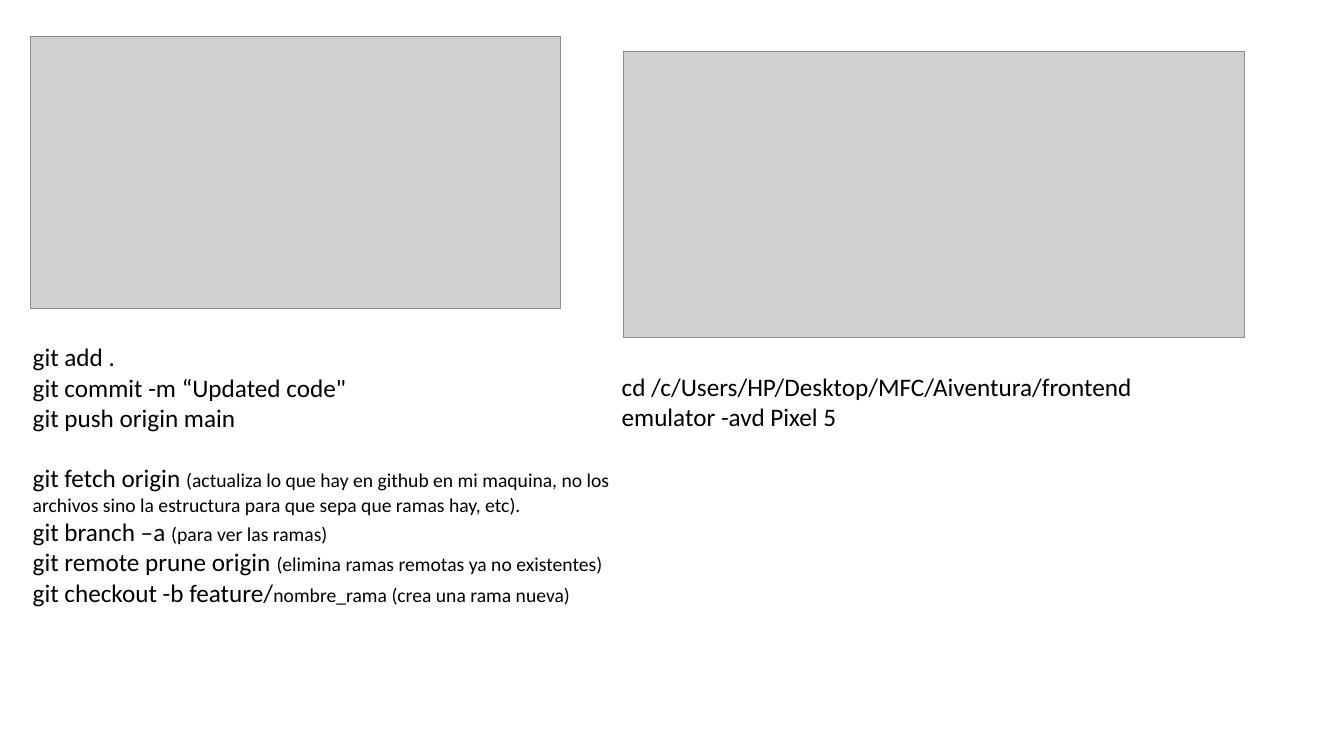
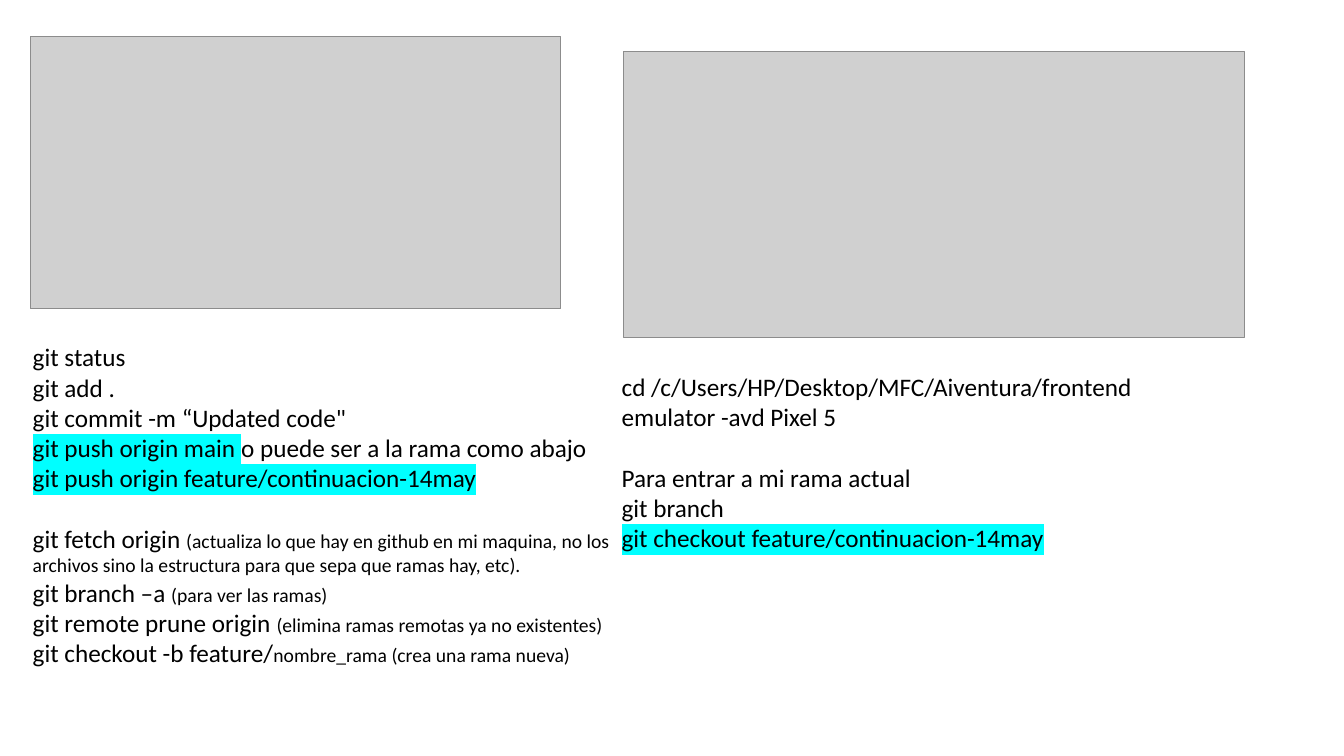
Before and after one commit to marcelferran/Aiventura, a slide deck: slide 3 of Others/Aiventura MFC.pptx. Drawn at 1344x756 pixels with LibreOffice and Linux fonts; fonts in the diff are those of the drawing; grey boxes stand for pictures. Boxes give left, top, right and bottom in pixels: in the first picture for what was removed or moved away, otherwise in the second. Text is boxed around its words. In the diff, an @@ line names an element or a change of style, - is before the commit and + after.

```diff
--- a/Others/Aiventura MFC.pptx
+++ b/Others/Aiventura MFC.pptx
@@ text at (x1=33, y1=348, x2=125, y2=371): paragraph added @@
+git status
@@ text at (x1=33, y1=439, x2=587, y2=492): text changed @@
-git push origin main
+git push origin main o puede ser a la rama como abajo
+git push origin feature/continuacion-14may
@@ text at (x1=622, y1=469, x2=1044, y2=552): paragraphs added @@
+Para entrar a mi rama actual
+git branch
+git checkout feature/continuacion-14may
```
Also in this commit, not shown: 2 other slides changed, 2 slides added, 2 slides removed, 9 other files.
